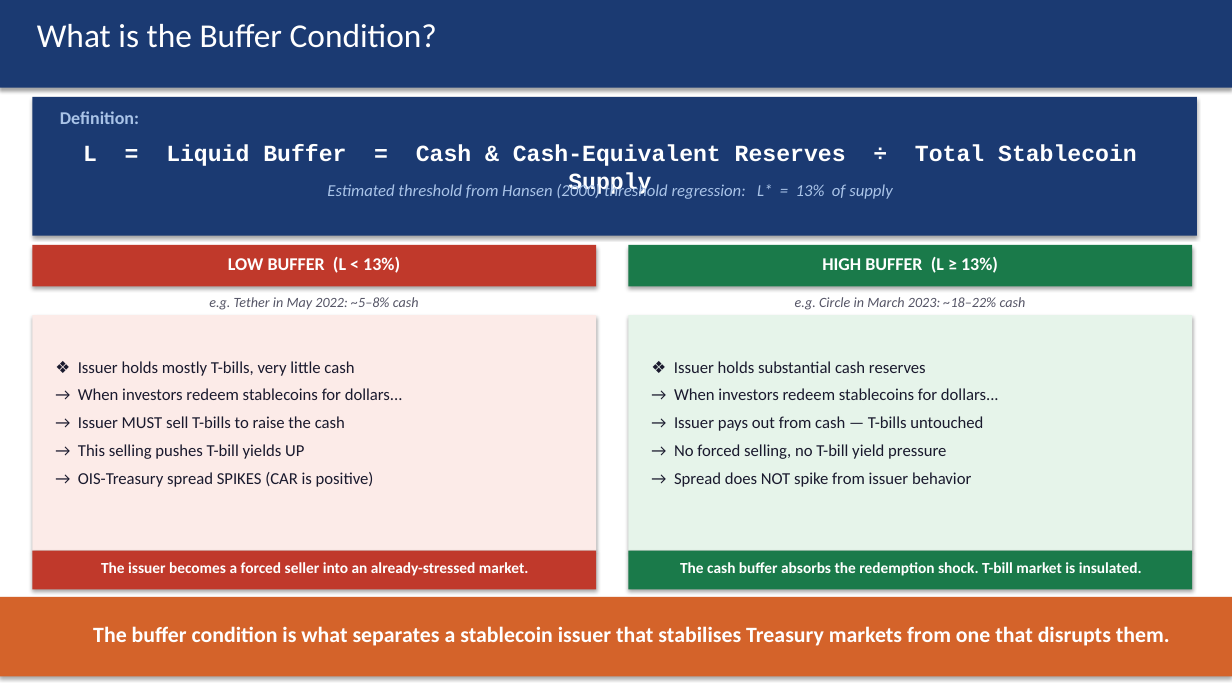
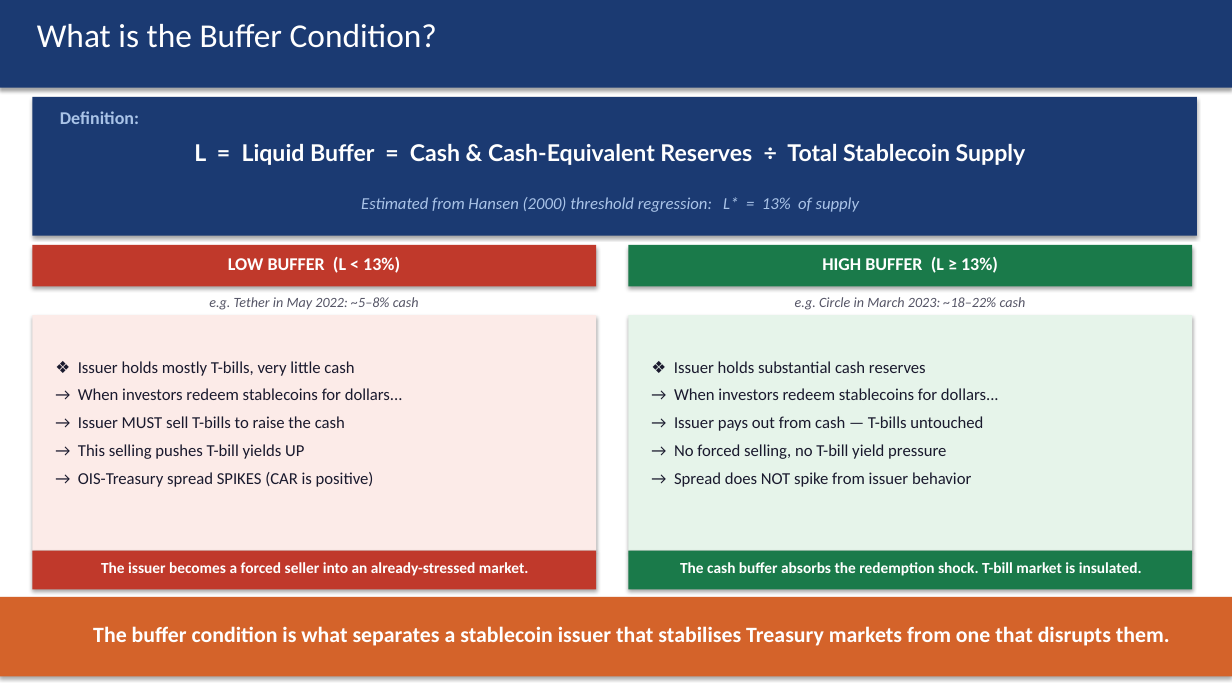
Before and after one commit to kimmireu0921/Stablecoins-and-the-Exorbitant-Privilege, a slide deck: slide 4 of presentations/0526_Stablecoin_Exorbitant_Privilege.pptx. Drawn at 1232x693 pixels with LibreOffice and Linux fonts; fonts in the diff are those of the drawing. Boxes give left, top, right and bottom in pixels: in the first picture for what was removed or moved away, otherwise in the second. Text is boxed around its words. In the diff, an @@ line names an element or a change of style, - is before the commit and + after.

Commit message:
edit slides

```diff
--- a/presentations/0526_Stablecoin_Exorbitant_Privilege.pptx
+++ b/presentations/0526_Stablecoin_Exorbitant_Privilege.pptx
@@ text "L = Liquid Buffer = ..." at (x1=194, y1=144, x2=1026, y2=165): font Courier New to Lato @@
@@ text at (x1=361, y1=197, x2=859, y2=212): text changed @@
-Estimated threshold from Hansen (2000) threshold regression: L* = 13% of supply
+Estimated from Hansen (2000) threshold regression: L* = 13% of supply
```
Also in this commit, not shown: 1 other slide changed.
